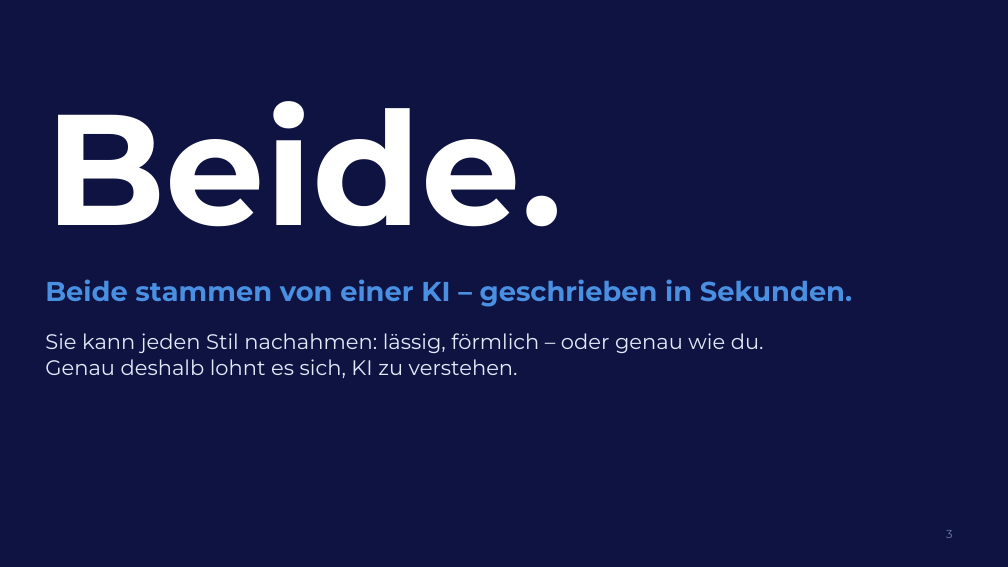
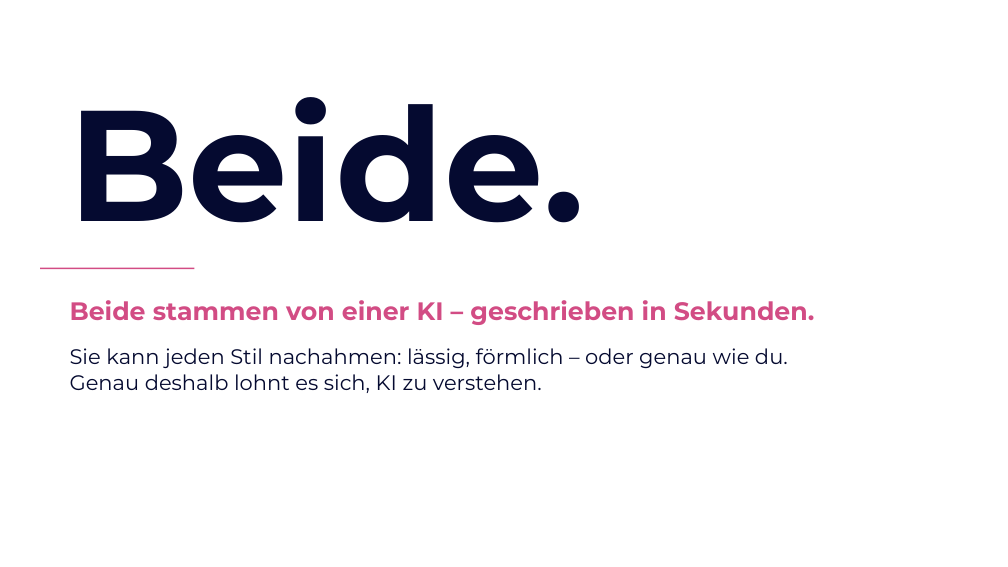
Before and after one commit to elias762/Advisory-board, a slide deck: slide 3 of ki-tag-gymnasium-sued/KI-Tag_Gymnasium-Sued_Impulsvortrag.pptx. Drawn at 1008x567 pixels with LibreOffice and Linux fonts; fonts in the diff are those of the drawing; background and template pictures are left out. Boxes give left, top, right and bottom in pixels: in the first picture for what was removed or moved away, otherwise in the second. Text is boxed around its words. In the diff, an @@ line names an element or a change of style, - is before the commit and + after.

```diff
--- a/ki-tag-gymnasium-sued/KI-Tag_Gymnasium-Sued_Impulsvortrag.pptx
+++ b/ki-tag-gymnasium-sued/KI-Tag_Gymnasium-Sued_Impulsvortrag.pptx
@@ background #0F1341 to #FFFFFF @@
@@ text "Beide.": place and size @@
-text "Beide." at <box>45,101,562,227</box>
+text "Beide." at <box>68,97,585,223</box>
@@ text "Beide." at <box>68,97,585,223</box>: text colour #FFFFFF to #050A30 @@
@@ line added from (40, 268) to (194, 268), #D24C84 1.5 pt @@
@@ text "Beide stammen von einer KI ...": place and size @@
-text "Beide stammen von einer KI ..." at <box>45,279,852,307</box>
+text "Beide stammen von einer KI ..." at <box>70,300,815,325</box>
@@ text "Beide stammen von einer KI ..." at <box>70,300,815,325</box>: size 26 to 24 pt, text colour #4A90E2 to #D24C84 @@
@@ text "Sie kann jeden Stil nachahmen: ...": place and size @@
-text "Sie kann jeden Stil nachahmen: ..." at <box>45,333,764,378</box>
+text "Sie kann jeden Stil nachahmen: ..." at <box>70,348,788,393</box>
@@ text "Sie kann jeden Stil nachahmen: ..." at <box>70,348,788,393</box>: text colour #DFEBF9 to #050A30 @@
@@ page number removed at <box>946,530,953,538</box> @@
-3
```
Also in this commit, not shown: 18 other slides changed, 7 slides added, 1 other file.
